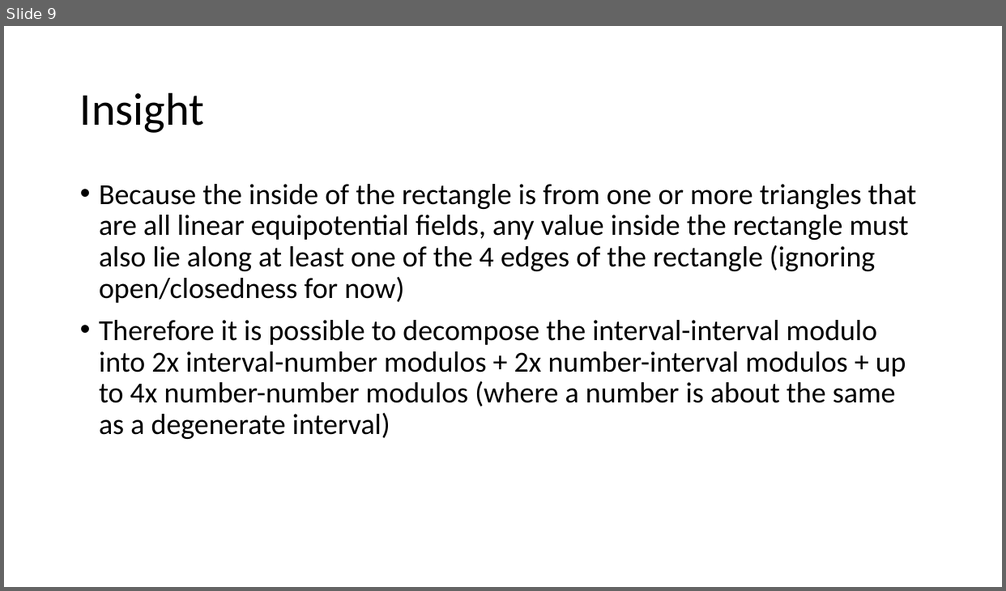
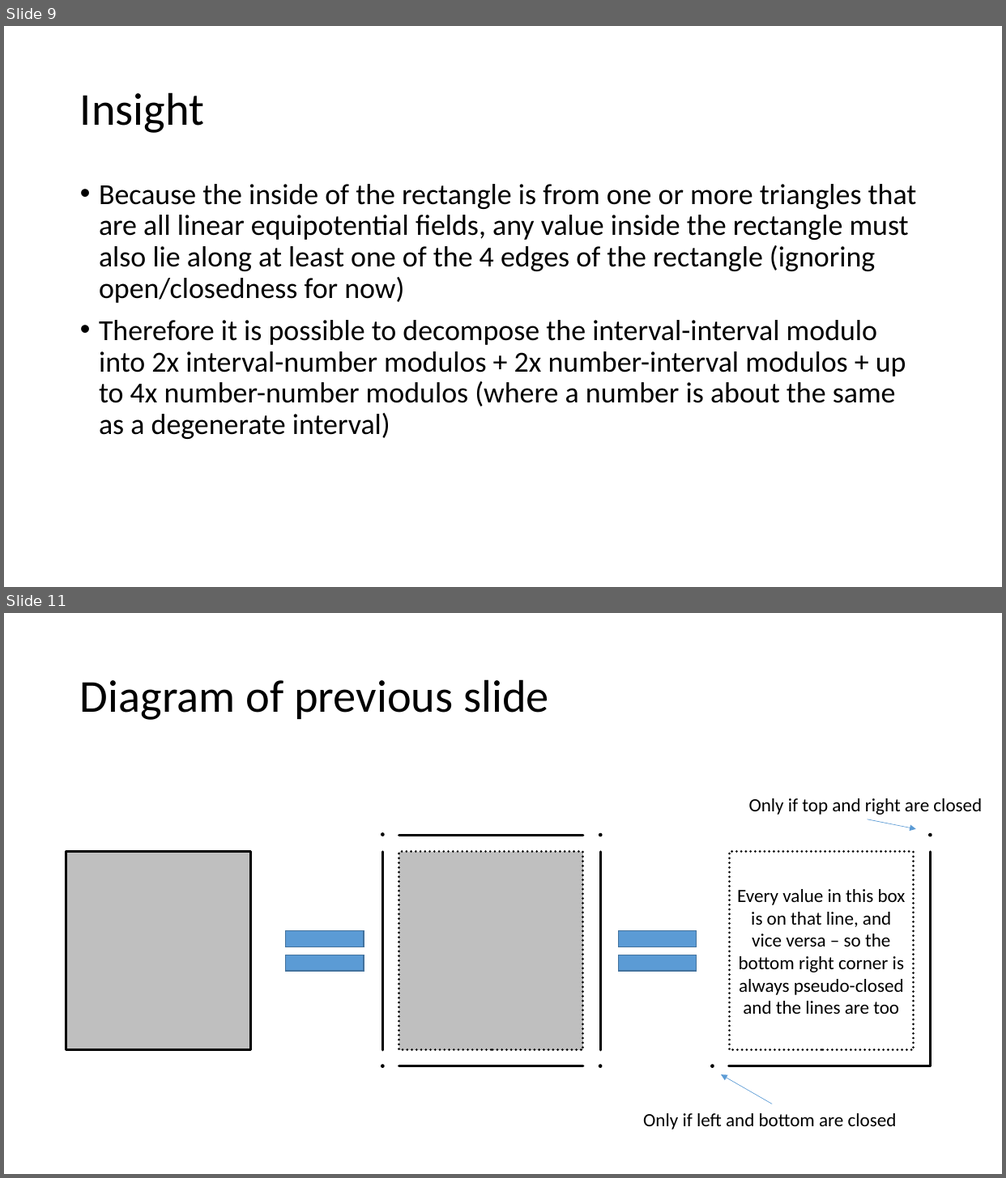
Before and after one commit to averykhoo/intervals, a slide deck: interval-modulo.pptx. Shown one above the other, each under a label of ours: slide 9 before the commit, slides 9 and 11 after it; the slides between them are not shown. The pictures are 1006x591 and 1006x1178 pixels, drawn with LibreOffice and Linux fonts; fonts in the diff are those of the drawing. Boxes give left, top, right and bottom in pixels: in the first picture for what was removed or moved away, otherwise in the second. Text is boxed around its words. In the diff, an @@ line names an element or a change of style, - is before the commit and + after.

```diff
--- a/interval-modulo.pptx
+++ b/interval-modulo.pptx
@@ slide 11 added at (4,613,1002,1174), background #FFFFFF @@
@@ title added at (80,679,549,720), 44 pt, text #000000 @@
+Diagram of previous slide
@@ text added at (749,798,982,815), 18 pt, text #000000 @@
+Only if top and right are closed
@@ arrow added from (867, 820) to (916, 829), #5B9BD5 0.5 pt @@
@@ rectangle added at (66,852,250,1050), fill #BFBFBF, outline #000000 2.25 pt @@
@@ ellipse added at (381,833,385,837), fill #000000 @@
@@ line added from (383, 852) to (383, 1050), #000000 2.25 pt @@
@@ rectangle added at (399,852,583,1050), fill #BFBFBF, outline #000000 2.25 pt dashed @@
@@ line added from (399, 835) to (583, 835), #000000 2.25 pt @@
@@ ellipse added at (599,833,602,837), fill #000000 @@
@@ line added from (601, 852) to (601, 1050), #000000 2.25 pt @@
@@ rectangle added at (730,852,914,1050), outline #000000 2.25 pt dashed, 18 pt, text #000000 @@
+Every value in this box is on that line, and vice versa – so the bottom right corner is always pseudo-closed and the lines are too
@@ ellipse added at (928,833,932,837), fill #000000 @@
@@ line added from (930, 852) to (930, 1067), #000000 2.25 pt @@
@@ math equal added at (272,917,378,985), fill #5B9BD5, outline #43739E 1 pt @@
@@ math equal added at (604,917,710,985), fill #5B9BD5, outline #43739E 1 pt @@
@@ ellipse added at (381,1064,385,1068), fill #000000 @@
@@ line added from (399, 1067) to (583, 1067), #000000 2.25 pt @@
@@ ellipse added at (599,1064,602,1068), fill #000000 @@
@@ ellipse added at (710,1064,714,1068), fill #000000 @@
@@ line added from (729, 1067) to (930, 1067), #000000 2.25 pt @@
@@ arrow added from (772, 1104) to (721, 1075), #5B9BD5 0.5 pt @@
@@ text added at (643,1114,897,1130), 18 pt, text #000000 @@
+Only if left and bottom are closed
```
Also in this commit, not shown: 5 other slides added.
